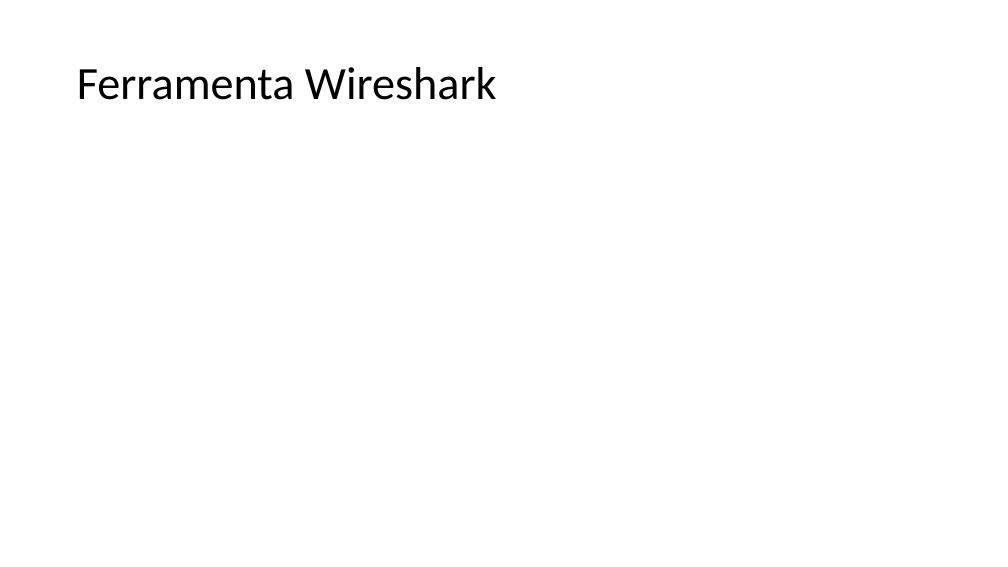
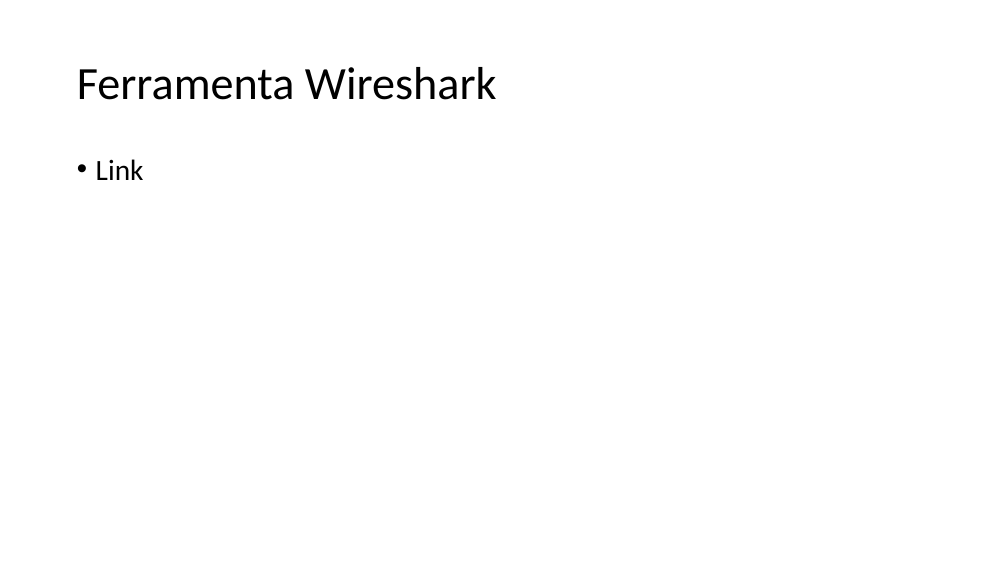
Before and after one commit to vinicius-vasconcelos/tecnicoEmInformatica, a slide deck: slide 12 of UC_3/aula_1/Apresentacao.pptx (slide 6 before the commit). Drawn at 1008x567 pixels with LibreOffice and Linux fonts; fonts in the diff are those of the drawing. Boxes give left, top, right and bottom in pixels: in the first picture for what was removed or moved away, otherwise in the second. Text is boxed around its words. In the diff, an @@ line names an element or a change of style, - is before the commit and + after.

```diff
--- a/UC_3/aula_1/Apresentacao.pptx
+++ b/UC_3/aula_1/Apresentacao.pptx
@@ text added at [96, 159, 144, 180], 28 pt, text #000000 @@
+• Link
```
Also in this commit, not shown: 1 other slide changed, 9 slides added, 1 slide removed, 6 other files.
